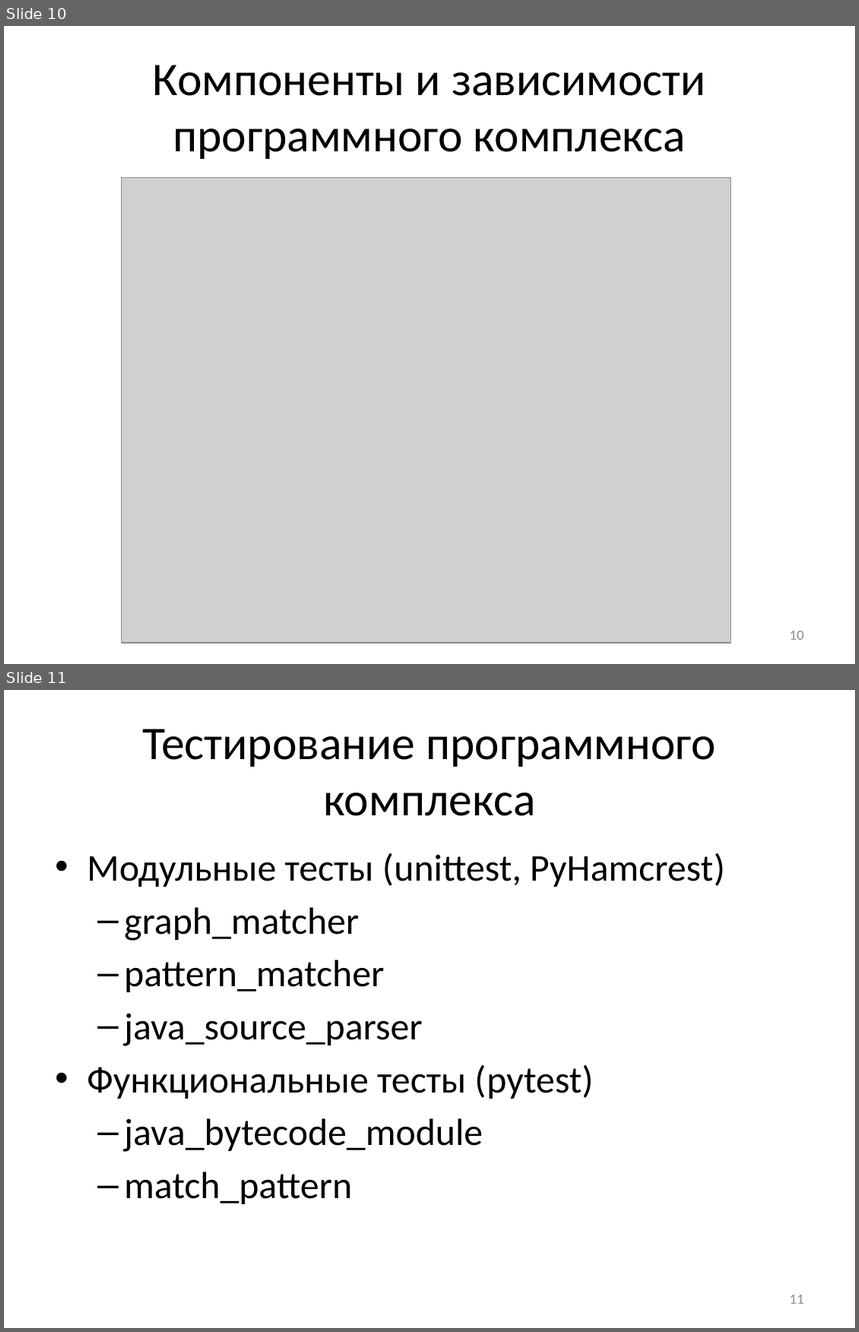
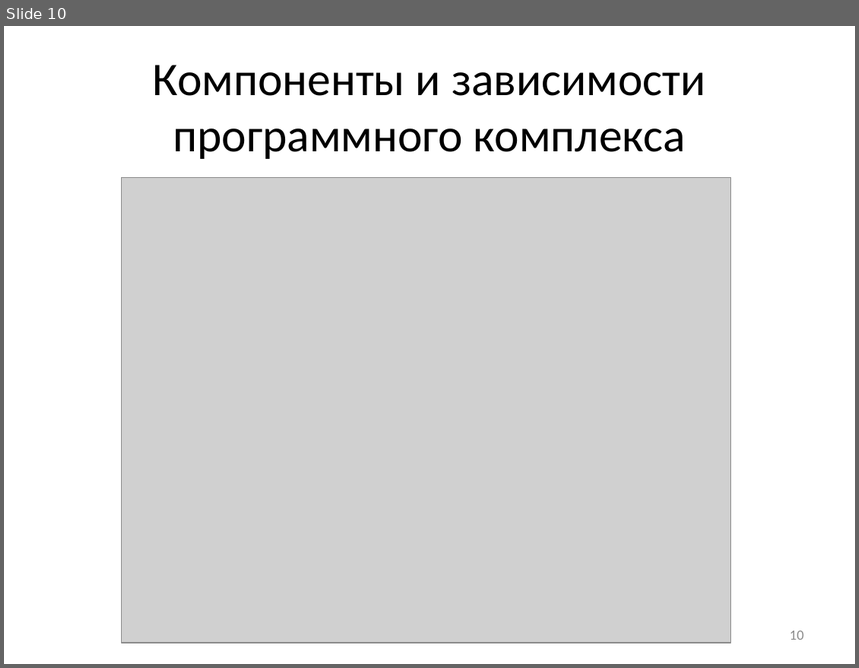
Before and after one commit to elsid/master, a slide deck: defence/presentation.pptx. Shown one above the other, each under a label of ours: slides 10 and 11 before the commit, slide 10 after it. The pictures are 859x1332 and 859x668 pixels, drawn with LibreOffice and Linux fonts; fonts in the diff are those of the drawing; grey boxes stand for pictures. Boxes give left, top, right and bottom in pixels: in the first picture for what was removed or moved away, otherwise in the second. Text is boxed around its words. In the diff, an @@ line names an element or a change of style, - is before the commit and + after.

```diff
--- a/defence/presentation.pptx
+++ b/defence/presentation.pptx
@@ slide 11 removed at (x1=4, y1=690, x2=855, y2=1328), background #FFFFFF @@
@@ title removed at (x1=143, y1=729, x2=716, y2=816) @@
-Тестирование программного комплекса
@@ text removed at (x1=87, y1=853, x2=725, y2=1205) @@
-• Модульные тесты (unittest, PyHamcrest)
-  – graph_matcher
-  – pattern_matcher
-  – java_source_parser
-• Функциональные тесты (pytest)
-  – java_bytecode_module
-  – match_pattern
@@ page number removed at (x1=790, y1=1295, x2=804, y2=1304) @@
-11
```
Also in this commit, not shown: 4 slides changed, 1 slide added, 1 other slide removed, 1 other file.
